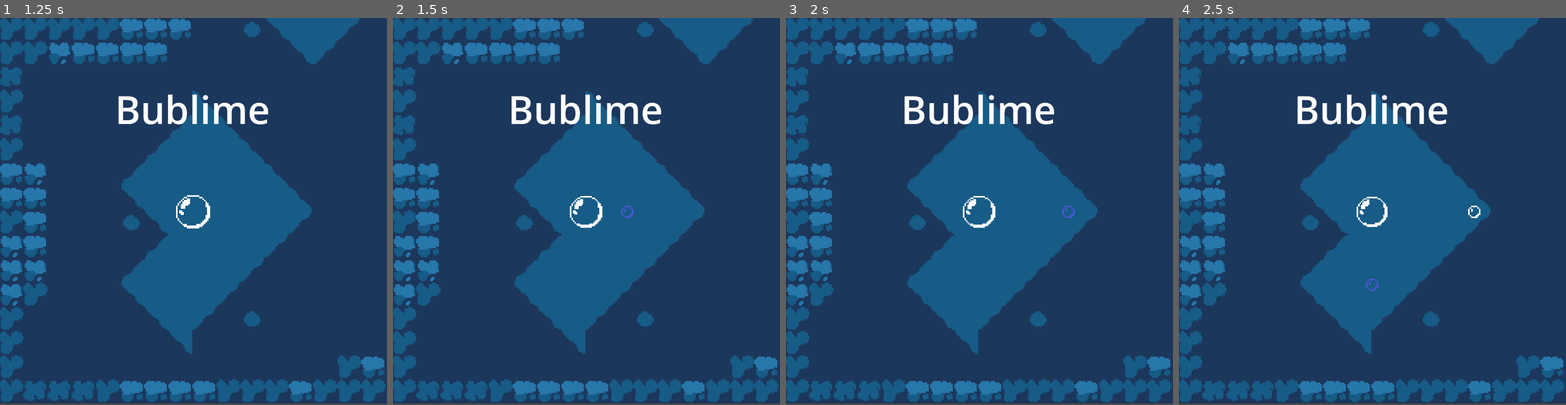
Above: before the commit, frames 1-4 (left to right).
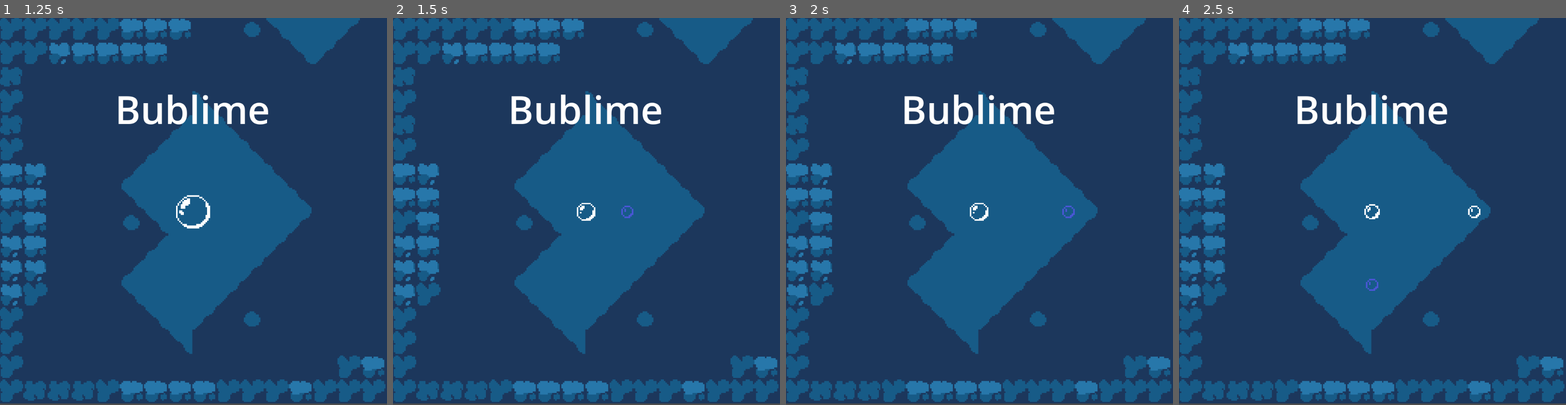
Above: after the commit, the same moments.

Repository: LeslieLlama/Bublime
Game: Godot game, scene res://Scenes/MainGame.tscn
The game is run twice, just before and just after one commit, with the same random seed, the same clock (stepped at 60 frames per second) and the same inputs.
Inputs:
- Up to frame 1 (1.25 s): hold Right (fire_right) from 0.53 s (still down)
- Up to frame 2 (1.5 s): tap Enter at 1.25 s; release Right (fire_right) at 1.28 s; hold Down (fire_down) from 1.28 s (still down)
- Up to frame 3 (2 s): keep holding Down (fire_down)
- Up to frame 4 (2.5 s): tap Space at 2 s; release Down (fire_down) at 2.03 s; hold Right (fire_right) from 2.03 s (still down)

Frame 1 is identical in both runs. In frame 2, 0.3% of the frame differs, in the area x 45-55%, y 46-55%; in frame 3, 0.3%; in frame 4, 0.3%.

Commit message:
Player Size change bugfix
added sprite changes when the player changes size, additionally the hitbox now scales with the players size

Diff:
--- a/Scenes/player.tscn
+++ b/Scenes/player.tscn
@@ -1,24 +1,86 @@
-[gd_scene load_steps=6 format=3 uid="uid://xh4wteq4jqc5"]
+[gd_scene load_steps=15 format=3 uid="uid://xh4wteq4jqc5"]
 
 [ext_resource type="Script" path="res://Scripts/PlayerMovement.gd" id="1_iolvt"]
 [ext_resource type="PackedScene" uid="uid://dnqvkt8q7njgu" path="res://Scenes/bubble_projectile.tscn" id="2_y87s2"]
 [ext_resource type="Texture2D" uid="uid://dd3owqepvkkdl" path="res://Sprites/PlayerBubbleSpritesheet.png" id="3_lpfvr"]
 [ext_resource type="Script" path="res://Scripts/player_camera.gd" id="4_ebh4y"]
 
+[sub_resource type="AtlasTexture" id="AtlasTexture_esig7"]
+atlas = ExtResource("3_lpfvr")
+region = Rect2(0, 0, 22, 22)
+
+[sub_resource type="AtlasTexture" id="AtlasTexture_wyp6d"]
+atlas = ExtResource("3_lpfvr")
+region = Rect2(22, 0, 22, 22)
+
+[sub_resource type="AtlasTexture" id="AtlasTexture_r8k01"]
+atlas = ExtResource("3_lpfvr")
+region = Rect2(44, 0, 22, 22)
+
+[sub_resource type="AtlasTexture" id="AtlasTexture_tac77"]
+atlas = ExtResource("3_lpfvr")
+region = Rect2(0, 22, 22, 22)
+
+[sub_resource type="AtlasTexture" id="AtlasTexture_h6els"]
+atlas = ExtResource("3_lpfvr")
+region = Rect2(22, 22, 22, 22)
+
+[sub_resource type="AtlasTexture" id="AtlasTexture_a6ja1"]
+atlas = ExtResource("3_lpfvr")
+region = Rect2(44, 22, 22, 22)
+
+[sub_resource type="AtlasTexture" id="AtlasTexture_8ir3b"]
+atlas = ExtResource("3_lpfvr")
+region = Rect2(0, 44, 22, 22)
+
+[sub_resource type="AtlasTexture" id="AtlasTexture_22vr6"]
+atlas = ExtResource("3_lpfvr")
+region = Rect2(22, 44, 22, 22)
+
+[sub_resource type="SpriteFrames" id="SpriteFrames_2a4uc"]
+animations = [{
+"frames": [{
+"duration": 1.0,
+"texture": SubResource("AtlasTexture_esig7")
+}, {
+"duration": 1.0,
+"texture": SubResource("AtlasTexture_wyp6d")
+}, {
+"duration": 1.0,
+"texture": SubResource("AtlasTexture_r8k01")
+}, {
+"duration": 1.0,
+"texture": SubResource("AtlasTexture_tac77")
+}, {
+"duration": 1.0,
+"texture": SubResource("AtlasTexture_h6els")
+}, {
+"duration": 1.0,
+"texture": SubResource("AtlasTexture_a6ja1")
+}, {
+"duration": 1.0,
+"texture": SubResource("AtlasTexture_8ir3b")
+}, {
+"duration": 1.0,
+"texture": SubResource("AtlasTexture_22vr6")
+}],
+"loop": true,
+"name": &"default",
+"speed": 5.0
+}]
+
 [sub_resource type="CircleShape2D" id="CircleShape2D_le6j4"]
-radius = 53.1507
+radius = 45.0
 
 [node name="Player" type="CharacterBody2D" groups=["player"]]
 script = ExtResource("1_iolvt")
 bubble_projectile = ExtResource("2_y87s2")
 
-[node name="Sprite2D" type="Sprite2D" parent="."]
+[node name="Sprite2D" type="AnimatedSprite2D" parent="."]
 texture_filter = 1
 position = Vector2(-1.13687e-13, 2.38419e-07)
 scale = Vector2(3.992, 3.9)
-texture = ExtResource("3_lpfvr")
-region_enabled = true
-region_rect = Rect2(0, 0, 22, 22)
+sprite_frames = SubResource("SpriteFrames_2a4uc")
 
 [node name="CollisionShape2D" type="CollisionShape2D" parent="."]
 shape = SubResource("CircleShape2D_le6j4")
--- a/Scripts/PlayerMovement.gd
+++ b/Scripts/PlayerMovement.gd
@@ -8,7 +8,7 @@
 @export var bubble_projectile : PackedScene
 
 var ammoCount : int = 0
-var maxAmmoCount : int = 9
+var maxAmmoCount : int = 3
 var is_stunned : bool = false
 
 var sprite2D
@@ -52,12 +52,12 @@
 		shoot_bubble(shoot_direction)
 
 func change_size(is_plus : bool):
+	sprite2D.frame = (7-ammoCount) #8 total frames, so starting at 0 it's 7
+	$CollisionShape2D.shape.radius = 15 + (3.5*(ammoCount))
 	if is_plus == true:
-		scale.x += 0.05
-		scale.y += 0.05
+		pass
 	else:
-		scale.x -= 0.05
-		scale.y -= 0.05
+		pass
 
 func shoot_bubble(shoot_direction):
 	if ammoCount >= 1:
